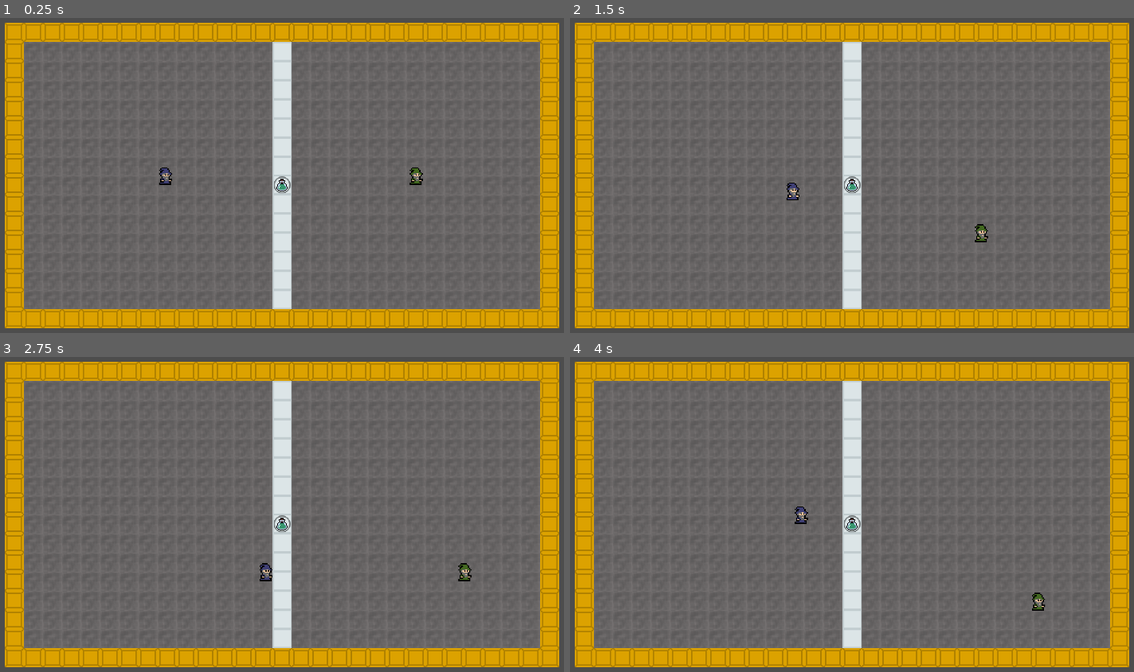
Above: before the commit, frames 1-4 (two rows, left to right).
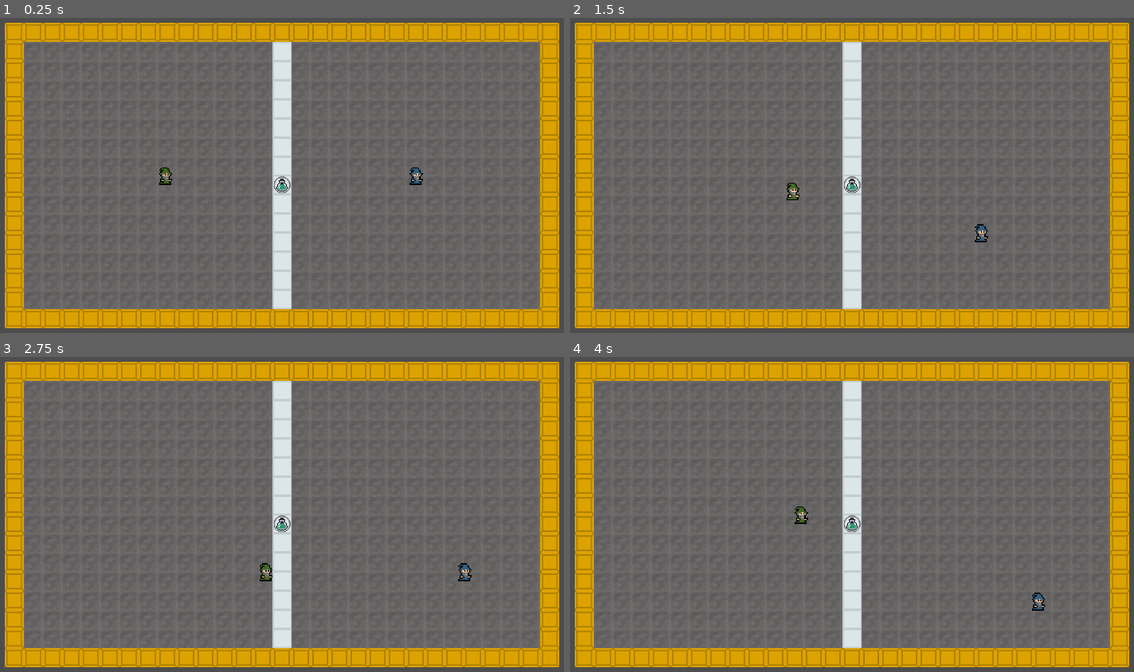
Above: after the commit, the same moments.

Repository: noriakisana/frankengamejam-2023
Game: Godot game, scene res://main.tscn
Two runs of this game, one before a commit and one after it. Both use one fixed random seed, a clock stepped at 60 frames per second and the inputs below.
Inputs:
- Up to frame 1 (0.25 s): no input
- Up to frame 2 (1.5 s): tap Enter at 0.5 s; hold D (walk_right_p1) 0.53-1.28 s; hold Down (walk_down_p2) 0.53-1.28 s; hold S (walk_down_p1) from 1.28 s (still down); tap Left (walk_left_p2) at 1.35 s
- Up to frame 3 (2.75 s): release S (walk_down_p1) at 2.03 s; hold D (walk_right_p1) from 2.03 s (still down); hold Right (walk_right_p2) from 2.03 s (still down)
- Up to frame 4 (4 s): release D (walk_right_p1) at 2.78 s; release Right (walk_right_p2) at 2.78 s; hold W (walk_up_p1) 2.78-3.53 s; tap Up (walk_up_p2) at 2.85 s; hold A (walk_left_p1) from 3.53 s (still down); hold Down (walk_down_p2) from 3.53 s (still down)

The runs differ from the first frame. In frame 1, less than 0.1% of the frame differs, in the area x 28-75%, y 47-53%; in frame 2, less than 0.1%; in frame 3, less than 0.1%; in frame 4, less than 0.1%, in the area x 40-85%, y 47-81%.

Commit message:
added animation for players

Diff:
--- a/main.tscn
+++ b/main.tscn
@@ -1,8 +1,7 @@
-[gd_scene load_steps=9 format=3 uid="uid://cw2sukhi82fgp"]
+[gd_scene load_steps=11 format=3 uid="uid://cw2sukhi82fgp"]
 
 [ext_resource type="Texture2D" uid="uid://c3w5pqc8vjsjt" path="res://map/tileset.png" id="1_l7bjk"]
 [ext_resource type="PackedScene" uid="uid://c2jyk87ha2655" path="res://player/player.tscn" id="2_01d6f"]
-[ext_resource type="Script" path="res://traenke/potion.gd" id="3_gd2ji"]
 [ext_resource type="Texture2D" uid="uid://lwde37vquu4r" path="res://player/player_2.png" id="3_p8bcv"]
 [ext_resource type="PackedScene" uid="uid://b7o6vohfvqcrr" path="res://equipment/slot.tscn" id="4_xc6mp"]
 
@@ -26,9 +25,46 @@
 physics_layer_0/collision_layer = 1
 sources/0 = SubResource("TileSetAtlasSource_0v1r0")
 
-[sub_resource type="Resource" id="Resource_jyud2"]
-script = ExtResource("3_gd2ji")
-type = 0
+[sub_resource type="Animation" id="Animation_phwvv"]
+resource_name = "player_1_walk"
+length = 0.20001
+tracks/0/type = "value"
+tracks/0/imported = false
+tracks/0/enabled = true
+tracks/0/path = NodePath("Visual:frame")
+tracks/0/interp = 1
+tracks/0/loop_wrap = true
+tracks/0/keys = {
+"times": PackedFloat32Array(0, 0.1),
+"transitions": PackedFloat32Array(1, 1),
+"update": 1,
+"values": [0, 1]
+}
+
+[sub_resource type="AnimationLibrary" id="AnimationLibrary_b0gd5"]
+_data = {
+"player_1_walk": SubResource("Animation_phwvv")
+}
+
+[sub_resource type="Animation" id="Animation_yebbs"]
+resource_name = "player_2_walk"
+tracks/0/type = "value"
+tracks/0/imported = false
+tracks/0/enabled = true
+tracks/0/path = NodePath("Visual:frame")
+tracks/0/interp = 1
+tracks/0/loop_wrap = true
+tracks/0/keys = {
+"times": PackedFloat32Array(0, 0.1),
+"transitions": PackedFloat32Array(1, 1),
+"update": 1,
+"values": [0, 1]
+}
+
+[sub_resource type="AnimationLibrary" id="AnimationLibrary_etrnh"]
+_data = {
+"player_2_walk": SubResource("Animation_yebbs")
+}
 
 [node name="Main" type="Node2D"]
 
@@ -54,7 +90,11 @@
 
 [node name="Player1" parent="." instance=ExtResource("2_01d6f")]
 position = Vector2(-210, 0)
-potion_in_hand = SubResource("Resource_jyud2")
+
+[node name="AnimationPlayer" type="AnimationPlayer" parent="Player1"]
+libraries = {
+"": SubResource("AnimationLibrary_b0gd5")
+}
 
 [node name="Player2" parent="." instance=ExtResource("2_01d6f")]
 position = Vector2(210, 0)
@@ -62,6 +102,11 @@
 
 [node name="Visual" parent="Player2" index="0"]
 texture = ExtResource("3_p8bcv")
+
+[node name="AnimationPlayer" type="AnimationPlayer" parent="Player2"]
+libraries = {
+"": SubResource("AnimationLibrary_etrnh")
+}
 
 [node name="Camera2D" type="Camera2D" parent="."]
 zoom = Vector2(1.8, 1.8)
--- a/player/player.tscn
+++ b/player/player.tscn
@@ -11,6 +11,7 @@
 
 [node name="Visual" type="Sprite2D" parent="."]
 texture = ExtResource("2_8q6gh")
+hframes = 2
 
 [node name="CollisionShape2D" type="CollisionShape2D" parent="."]
 position = Vector2(-1, 11)
Binary file changed: player/player_1.png
Binary file changed: player/player_2.png
